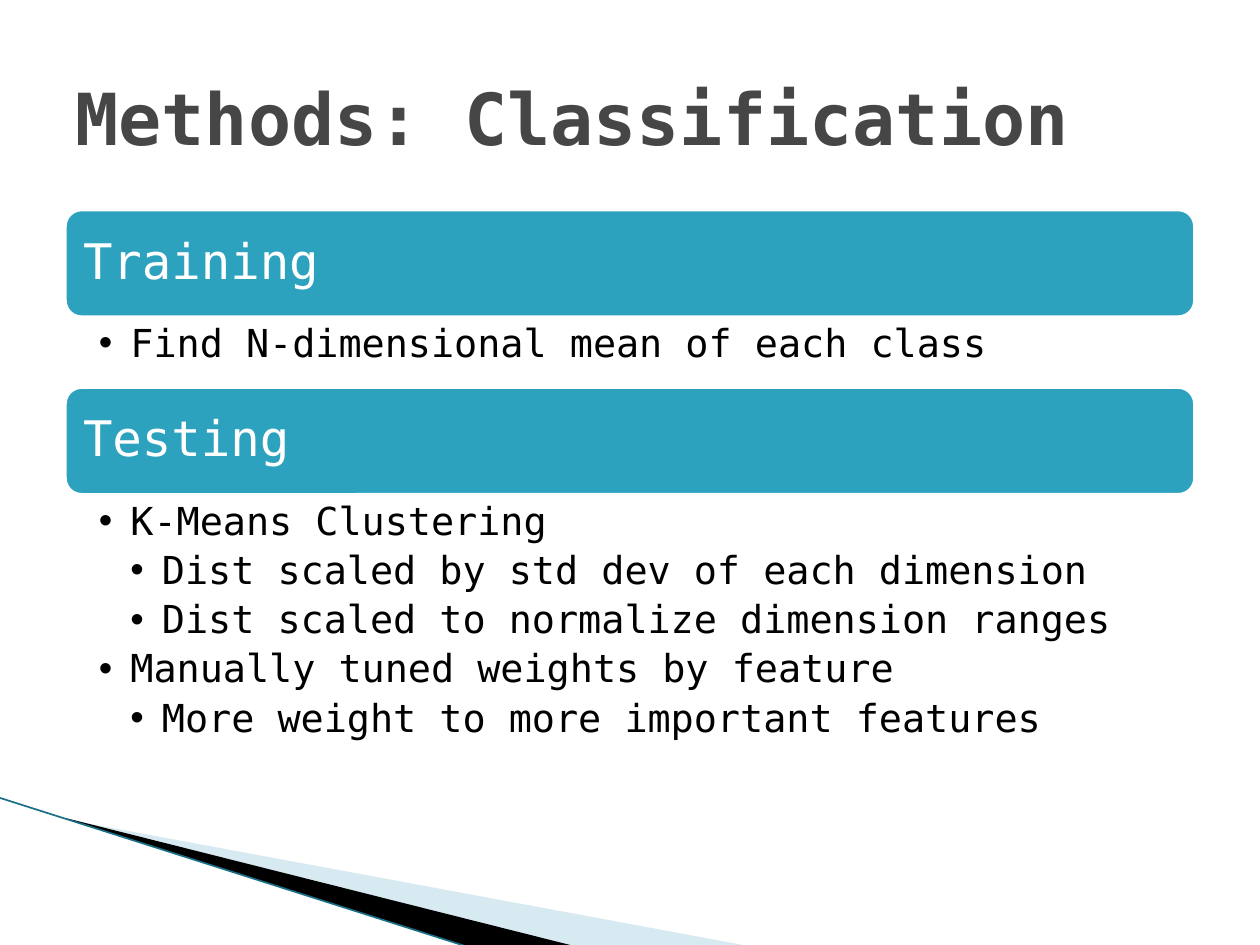
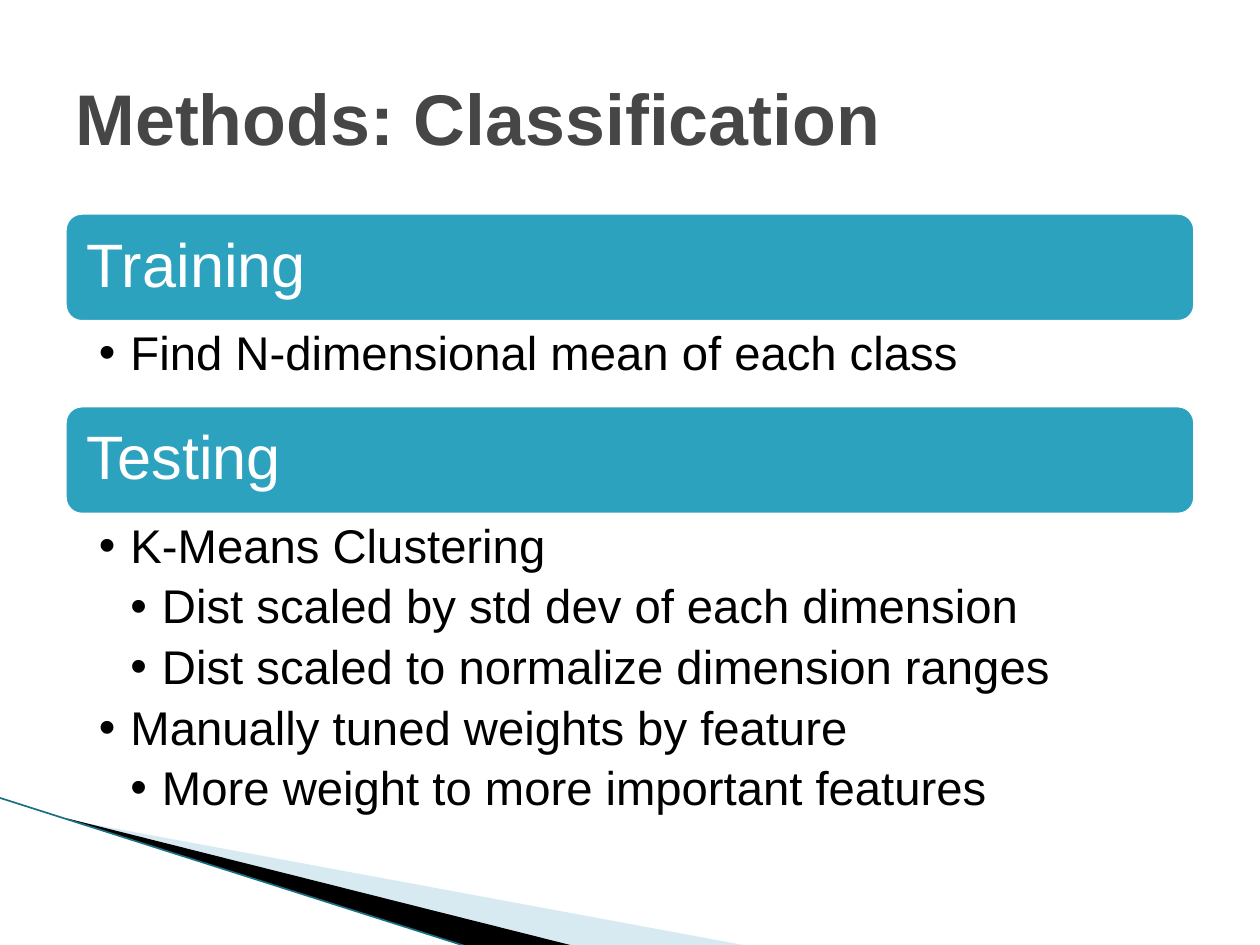
Before and after one commit to vfasburg/cse_803, a slide deck: slide 10 of documents/830_Presentation_Fasburg_Thomas_Reiff.pptx (slide 9 before the commit). Drawn at 1260x945 pixels with LibreOffice and Linux fonts; fonts in the diff are those of the drawing; background and template pictures are left out. Boxes give left, top, right and bottom in pixels: in the first picture for what was removed or moved away, otherwise in the second. Text is boxed around its words. In the diff, an @@ line names an element or a change of style, - is before the commit and + after.

```diff
--- a/documents/830_Presentation_Fasburg_Thomas_Reiff.pptx
+++ b/documents/830_Presentation_Fasburg_Thomas_Reiff.pptx
@@ title "Methods: Classification" at (x1=75, y1=93, x2=880, y2=146): font DejaVu Sans Mono to Arial @@
@@ rounded rectangle moved from (x1=63, y1=208, x2=1197, y2=320) to (x1=63, y1=210, x2=1197, y2=324) @@
@@ text "Training" at (x1=87, y1=242, x2=306, y2=298): size 28 to 35 pt, font DejaVu Sans Mono to Arial; more space between paragraphs @@
@@ text "Find N-dimensional mean of each ..." at (x1=130, y1=335, x2=958, y2=371): size 22 to 27 pt, font DejaVu Sans Mono to Arial; more space between paragraphs @@
@@ rounded rectangle moved from (x1=63, y1=386, x2=1197, y2=498) to (x1=63, y1=403, x2=1197, y2=517) @@
@@ text "Testing" at (x1=87, y1=434, x2=281, y2=490): size 28 to 35 pt, font DejaVu Sans Mono to Arial; more space between paragraphs @@
@@ text "Testing" moved from (x1=83, y1=418, x2=289, y2=467) to (x1=87, y1=434, x2=281, y2=490) @@
@@ text "K-Means Clustering" moved from (x1=130, y1=505, x2=1110, y2=740) to (x1=130, y1=528, x2=1049, y2=815) @@
@@ text "K-Means Clustering" at (x1=130, y1=528, x2=1049, y2=815): size 22 to 27 pt, font DejaVu Sans Mono to Arial; more space between paragraphs @@
```
Also in this commit, not shown: 13 other slides changed, 1 slide added.
